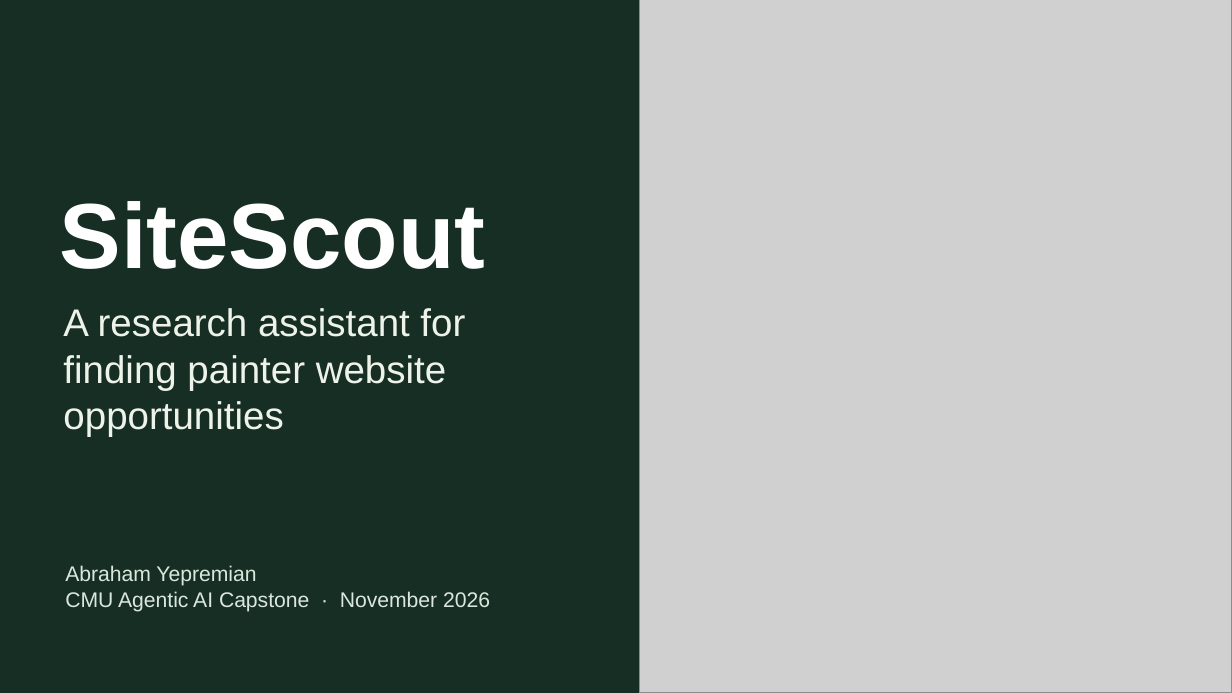
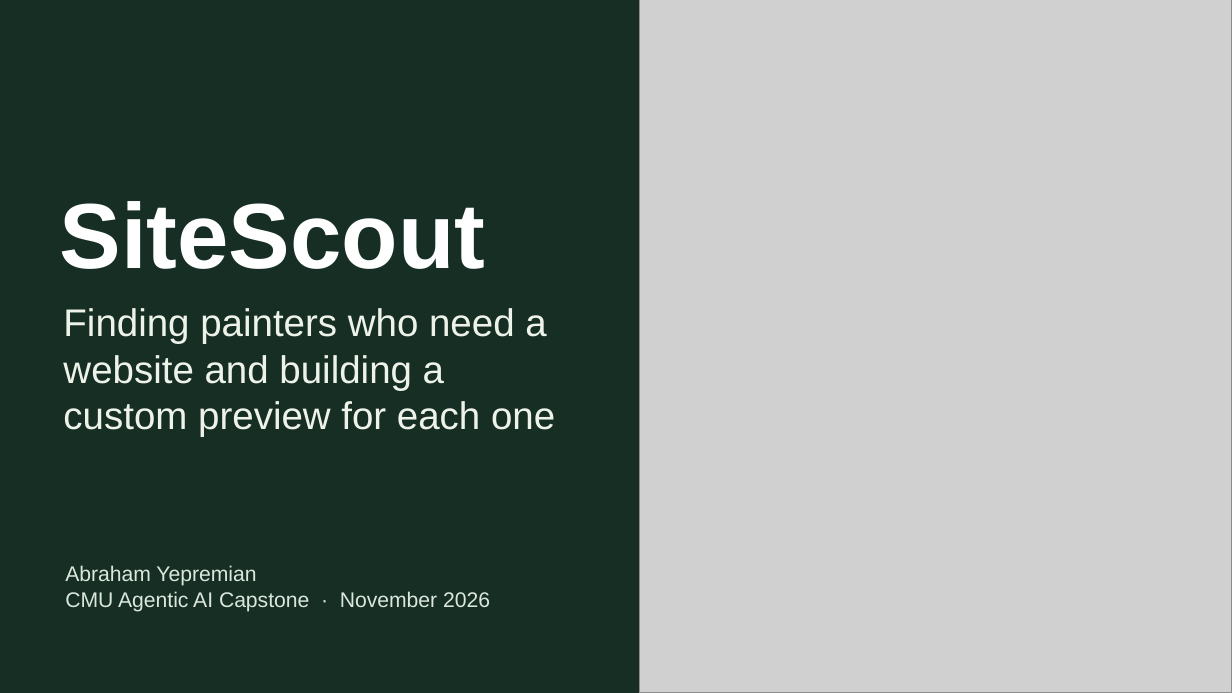
Before and after one commit to Abraham21/sitescout-capstone, a slide deck: slide 1 of submission/SiteScout Presentation.pptx. Drawn at 1232x693 pixels with LibreOffice and Linux fonts; fonts in the diff are those of the drawing; grey boxes stand for pictures. Boxes give left, top, right and bottom in pixels: in the first picture for what was removed or moved away, otherwise in the second. Text is boxed around its words. In the diff, an @@ line names an element or a change of style, - is before the commit and + after.

Commit message:
Explain the freelance workflow and show the verified Color-Me-Custom preview

```diff
--- a/submission/SiteScout Presentation.pptx
+++ b/submission/SiteScout Presentation.pptx
@@ text at bbox=[63, 308, 555, 436]: text changed @@
-A research assistant for finding painter website opportunities
+Finding painters who need a website and building a custom preview for each one
```
Also in this commit, not shown: 5 other slides changed, 5 other files.
